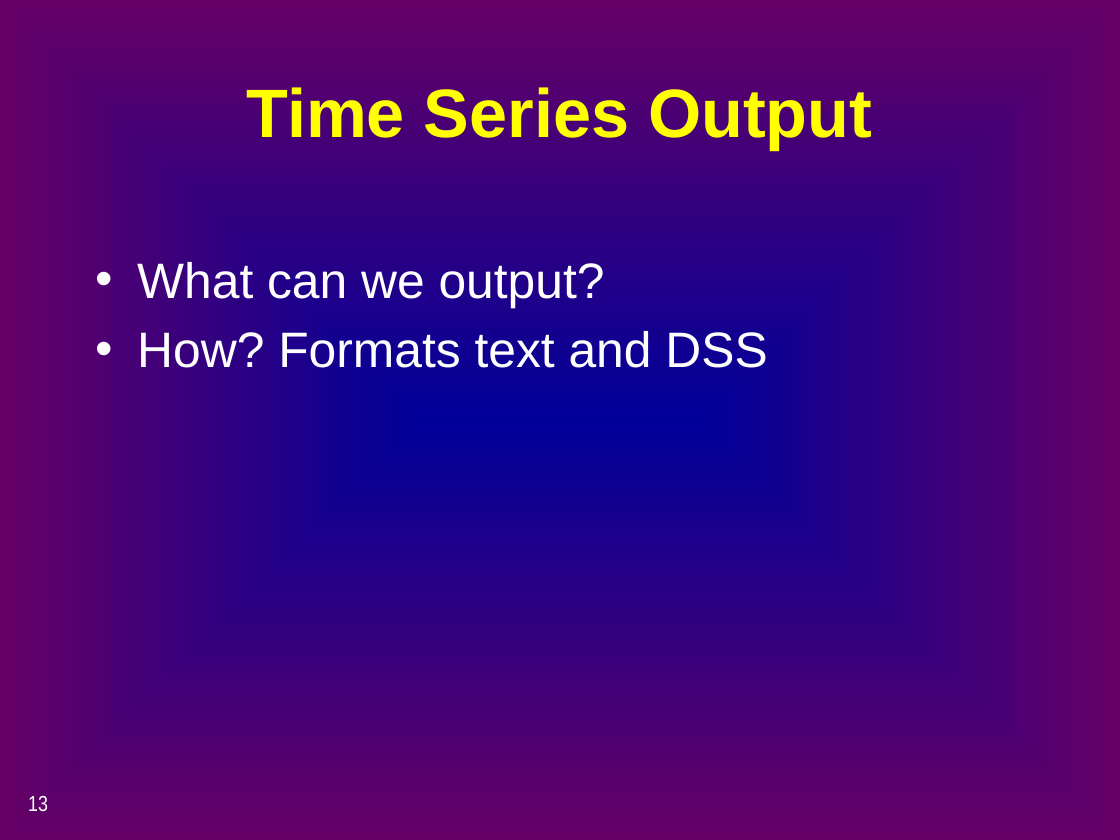
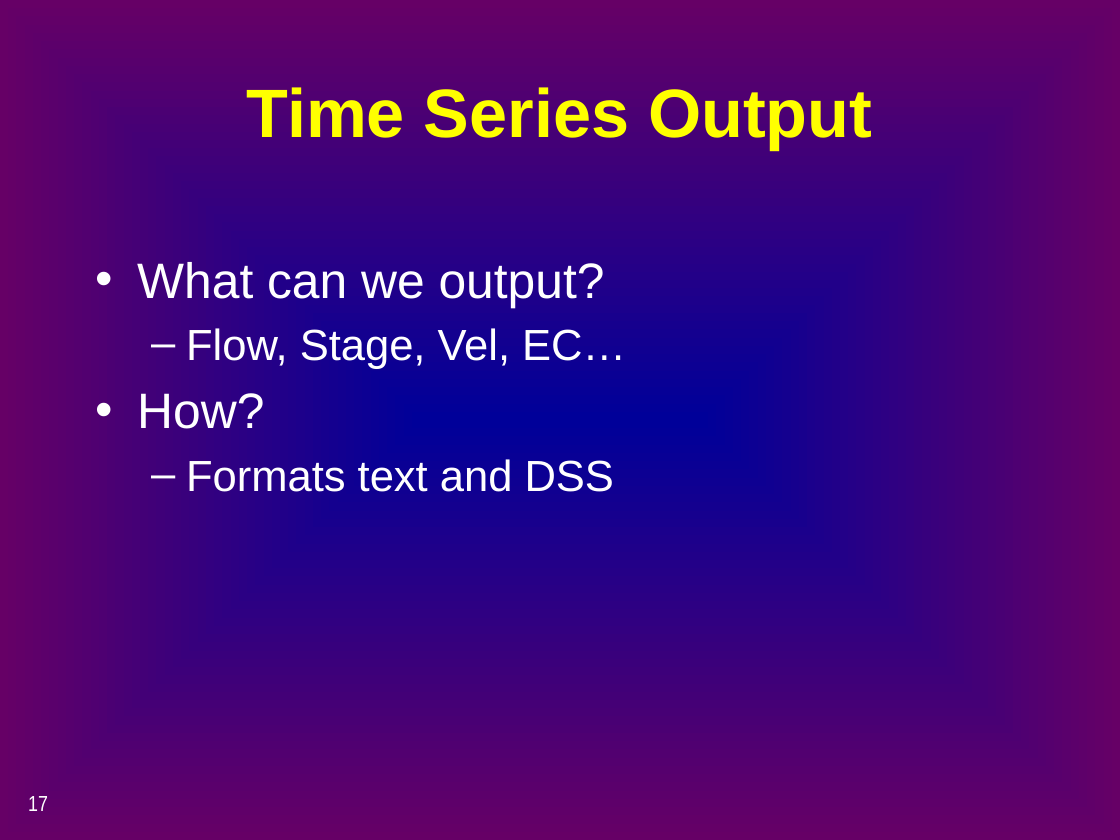
Before and after one commit to CADWRDeltaModeling/dsm2, a slide deck: slide 17 of dsm2/presentations/p4_simulation_data.pptx (slide 13 before the commit). Drawn at 1120x840 pixels with LibreOffice and Linux fonts; fonts in the diff are those of the drawing. Boxes give left, top, right and bottom in pixels: in the first picture for what was removed or moved away, otherwise in the second. Text is boxed around its words. In the diff, an @@ line names an element or a change of style, - is before the commit and + after.

```diff
--- a/dsm2/presentations/p4_simulation_data.pptx
+++ b/dsm2/presentations/p4_simulation_data.pptx
@@ text at [137, 328, 626, 492]: text changed; size 32 to 28 pt @@
-• How? Formats text and DSS
+  – Flow, Stage, Vel, EC…
+• How?
+  – Formats text and DSS
@@ page number at [28, 796, 48, 811]: text changed @@
-13
+17
```
Also in this commit, not shown: 10 other slides changed, 6 slides added, 2 slides removed.
